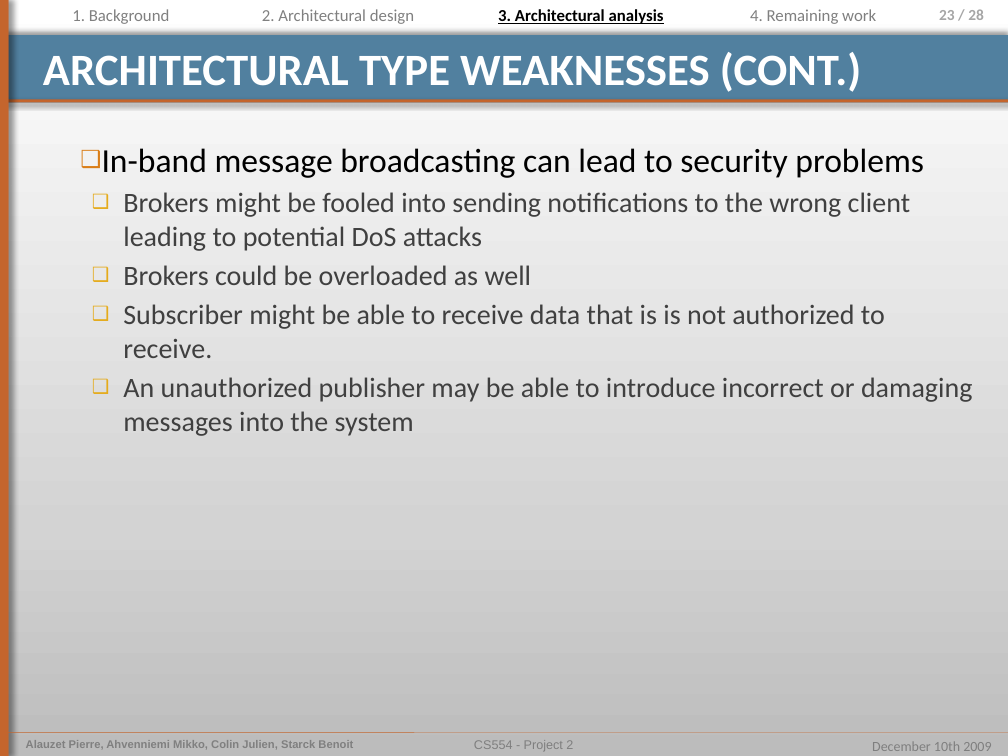
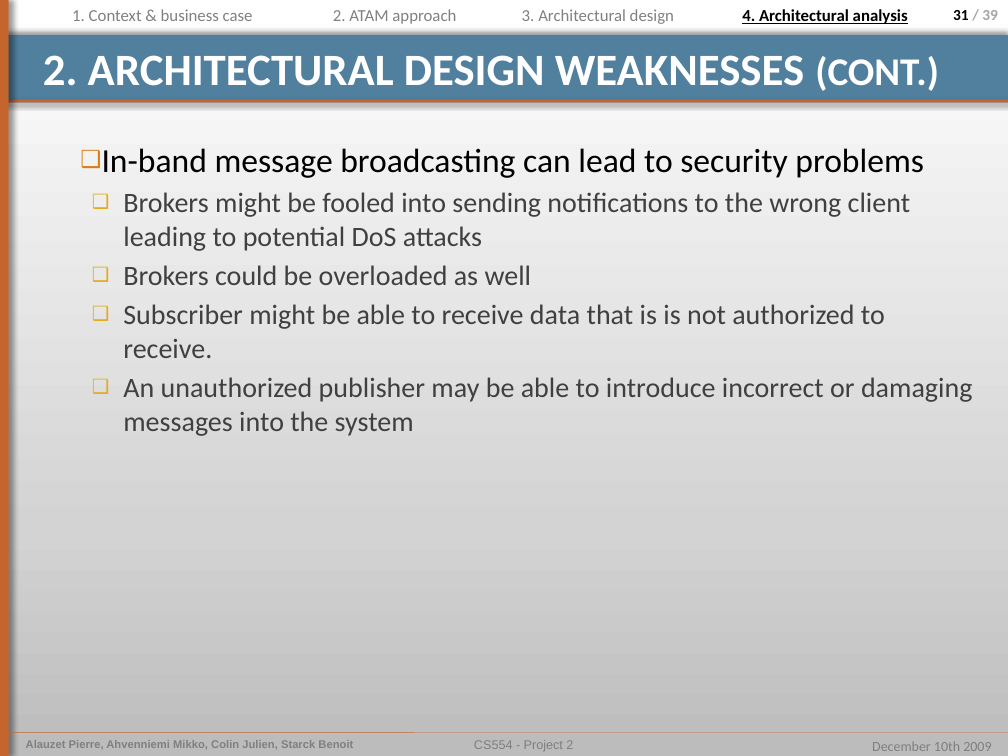
Before and after one commit to pierrealauzet/euroteam, a slide deck: slide 31 of Project 2/PartFinal/CS554_EuroTeam_Project2_Final_Mikko.pptx (slide 23 before the commit). Drawn at 1008x756 pixels with LibreOffice and Linux fonts; fonts in the diff are those of the drawing. Boxes give left, top, right and bottom in pixels: in the first picture for what was removed or moved away, otherwise in the second. Text is boxed around its words. In the diff, an @@ line names an element or a change of style, - is before the commit and + after.

```diff
--- a/Project 2/PartFinal/CS554_EuroTeam_Project2_Final_Mikko.pptx
+++ b/Project 2/PartFinal/CS554_EuroTeam_Project2_Final_Mikko.pptx
@@ text at [72, 9, 253, 21]: text changed @@
-1. Background
+1. Context & business case
@@ text at [333, 9, 456, 24]: text changed @@
-2. Architectural design
+2. ATAM approach
@@ text at [522, 9, 674, 24]: text changed; text colour #000000 to #808080; bold off @@
-3. Architectural analysis
+3. Architectural design
@@ text at [742, 9, 908, 24]: text changed; text colour #808080 to #000000; bold on @@
-4. Remaining work
+4. Architectural analysis
@@ page number at [953, 10, 998, 20]: text changed @@
-23 / 28
+31 / 39
@@ title at [43, 55, 939, 91]: text changed @@
-ARCHITECTURAL TYPE WEAKNESSES (CONT.)
+2. ARCHITECTURAL DESIGN WEAKNESSES (CONT.)
```
Also in this commit, not shown: 23 other slides changed, 16 slides added, 4 slides removed, 1 other file.
